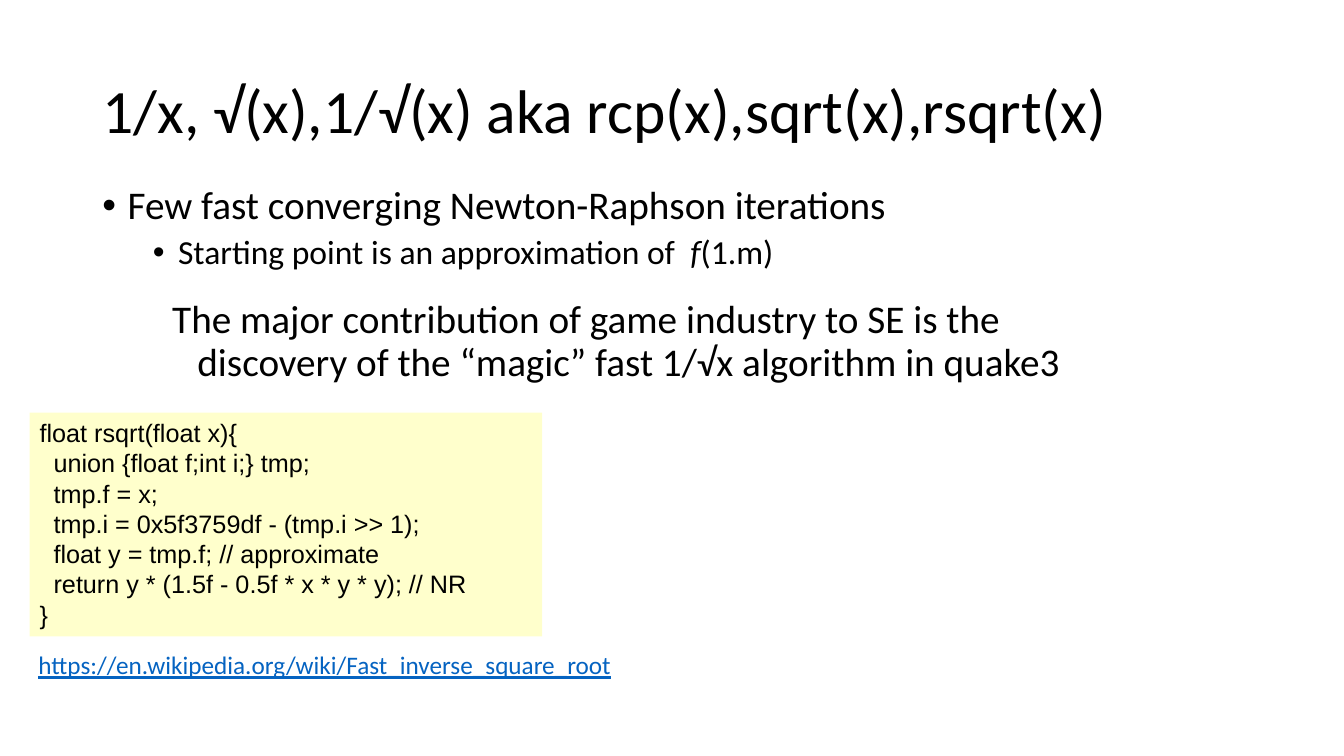
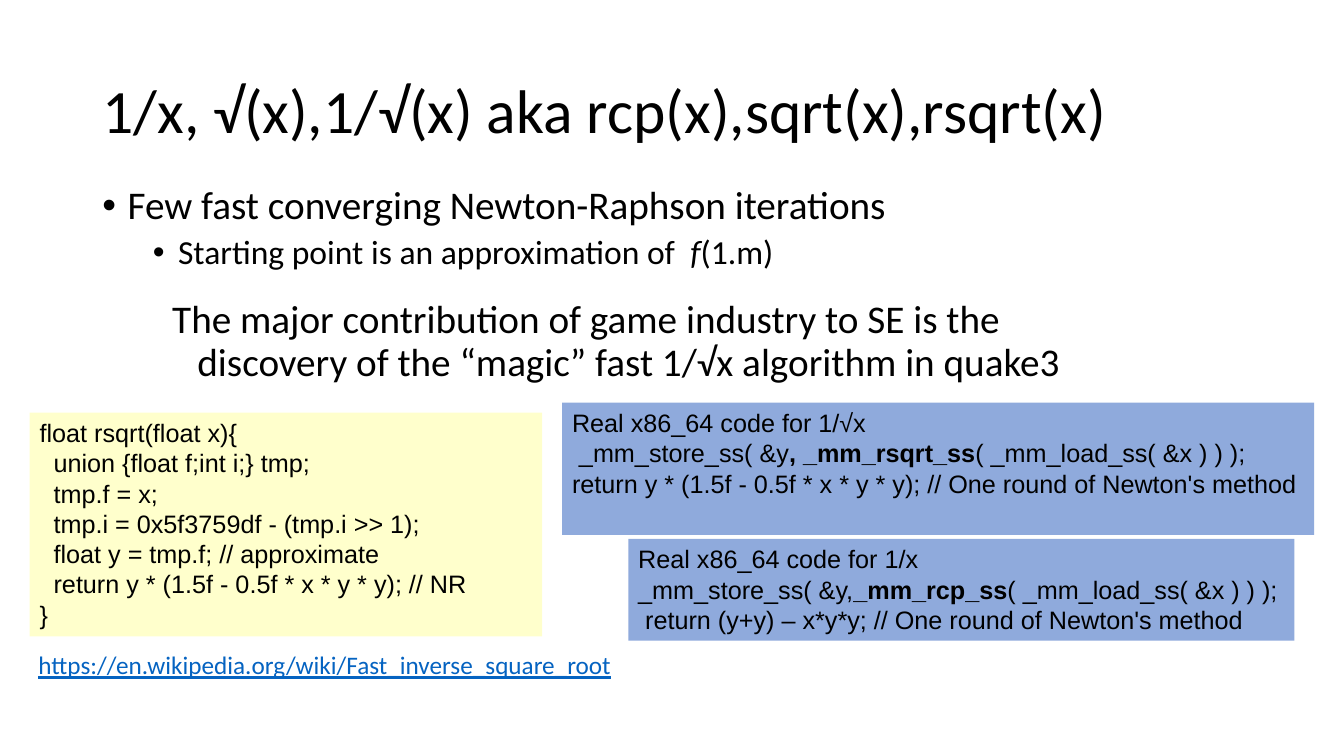
Before and after one commit to VinInn/FPCourse, a slide deck: slide 32 of Slides/FPforScientist.pptx (slide 31 before the commit). Drawn at 1344x756 pixels with LibreOffice and Linux fonts; fonts in the diff are those of the drawing. Boxes give left, top, right and bottom in pixels: in the first picture for what was removed or moved away, otherwise in the second. Text is boxed around its words. In the diff, an @@ line names an element or a change of style, - is before the commit and + after.

Commit message:
add rsqrt

```diff
--- a/Slides/FPforScientist.pptx
+++ b/Slides/FPforScientist.pptx
@@ rectangle added at [563, 402, 1315, 534], fill #8FAADC, 18 pt, text #000000 @@
+Real x86_64 code for 1/√x
+_mm_store_ss( &y, _mm_rsqrt_ss( _mm_load_ss( &x ) ) );
+return y * (1.5f - 0.5f * x * y * y); // One round of Newton's method
@@ rectangle added at [628, 539, 1295, 641], fill #8FAADC, 18 pt, text #000000 @@
+Real x86_64 code for 1/x
+_mm_store_ss( &y,_mm_rcp_ss( _mm_load_ss( &x ) ) );
+return (y+y) – x*y*y; // One round of Newton's method
```
Also in this commit, not shown: 7 slides added, 1 other file.
